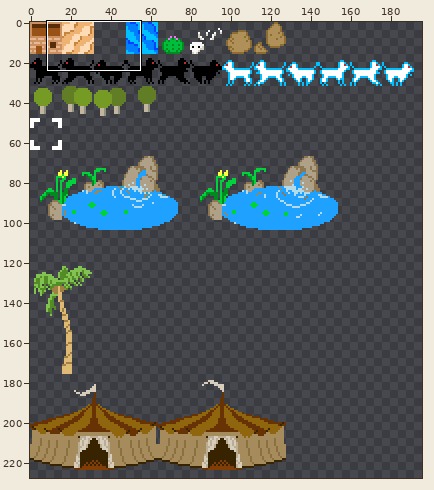
File history of a sprite sheet, data/sprite_sheet.png. Above, an overview of the earlier version with the close-up marked.
Close-up. As it was:
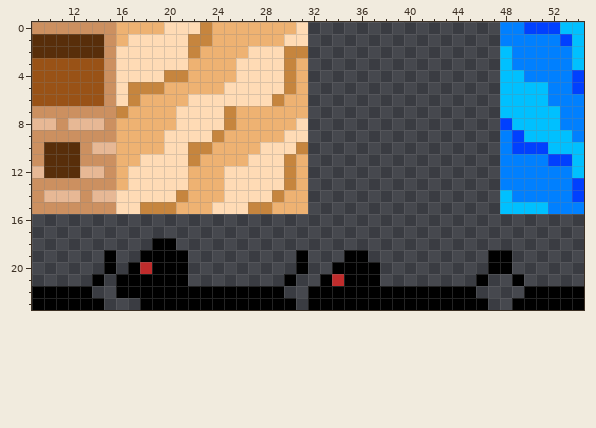
The file is 256x256 pixels. Colours within 5 levels of each other are drawn and written as one. Shown: x 9..54, y 0..23. The wide view leaves out empty margins.
Now the later version:
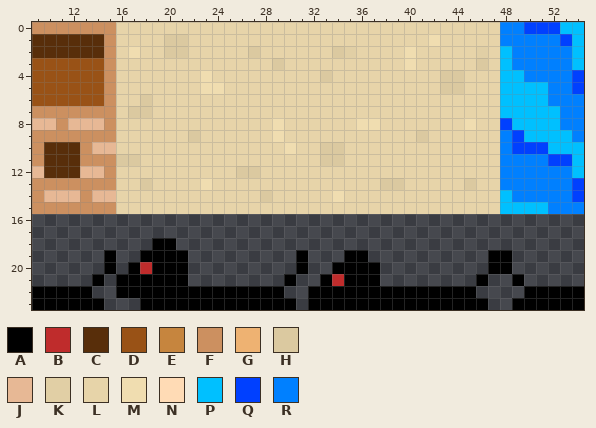
Palette (. is transparent): A #000000  B #bf2c2c  C #582e0a  D #995216  E #c6853e  F #cc9060  G #eeb272  H #dbc9a0  J #e7b895  K #e1cfa5  L #e7d4a9  M #f0ddb0  N #ffdbb5  P #00c0ff  Q #0040ff  R #0080ff
What changed:
@@ x 9..54 @@
- 0 FFFFFFFGGGGNNNEGGGGGGGN................RRQQQPP
- 1 CCCCCCFGNNNNNEEGGGGGGNN................RRRRRQP
- 2 CCCCCCFNNNNNNEGGGGNNNEE................PRRRRRP
- 3 DDDDDDFNNNNNNGGGGNNNNEG................PRRRRRP
- 4 DDDDDDFNNNNEEGGGGNNNNEG................PPRRRRQ
- 5 DDDDDDFNEEEGGGGGNNNNNEG................PPPPRRQ
- 6 DDDDDDFNEGGGGNNNNNNNEGG................PPPPRRR
- 7 FFFFFFFEGGGGNNNNEGGGGGG................PPPPPRR
- 8 JJFJJJFGGGGGNNNNEGGGGGN................QPPPPRR
- 9 FFFFFFFGGGGNNNNEGGGGGNN................RQPPPPR
-10 FCCCFJJGGGGNNEEGGGGNNNE................RQQQPPP
-11 FCCCFFFGGNNNNEGGGGNNNEG................RRRRQQP
-12 JCCCJJFGNNNNNGGGNNNNNEG................RRRRRRP
-13 FFFFFFFGNNNNNGGGNNNNNEG................RRRRRRQ
-14 FJJJFJJNNNNNEGGGNNNNEGG................PRRRRRQ
-15 FFFFFFFNNEEEGGGNNNEEGGG................PPPPRRR
+ 0 FFFFFFFLLLLLLLLLLLLLLLLLLLLLLLLLLLLLLLLRRQQQPP
+ 1 CCCCCCFLLLLHHLLLLLLLLLLLLLLLLLLLLMLLLLLRRRRRQP
+ 2 CCCCCCFLMLLHHLLLLLHLLLLLLHKLLLLMLLLLLKLPRRRRRP
+ 3 DDDDDDFLLLLLLLLLLLLLHLLLLLLLLLLMLLLLLHLPRRRRRP
+ 4 DDDDDDFLLLLLLLMLLLLLLLLLHLLLLLLLLLHHLLLPPRRRRQ
+ 5 DDDDDDFLLLLLLLMMLLLLLLLLLLLLLLLLLLHHLLLPPPPRRQ
+ 6 DDDDDDFLLHLLLLLLLLLLLLLLLLLLLLLLLLLLLLLPPPPRRR
+ 7 FFFFFFFLHHLLLLLLLLLLLLLLLLLLLLLLLLLLLLLPPPPPRR
+ 8 JJFJJJFLLLLLLLLLLLLLMLLLLLLMMLLLLLLLMLLQPPPPRR
+ 9 FFFFFFFLLLLLLHLLLLLLMLLLLLLLLLLLHLLLLLLRQPPPPR
+10 FCCCFJJLLLLLLLLLLLLLLMLLHHLLLLLLLLLLLLLRQQQPPP
+11 FCCCFFFHHLLLLLLLLLLLLLLLHHLLLLLLLLLLLLLRRRRQQP
+12 JCCCJJFLLLLLLLLLLHHLLLLLLLLLLLLLLLLLLLLRRRRRRP
+13 FFFFFFFLLHLLLLMLLLLLLLLLLLLLLHHLLLLLHLLRRRRRRQ
+14 FJJJFJJLLLLLLLLLLLLHLLLLLMLLLLLLLLLLLLLPRRRRRQ
+15 FFFFFFFLLLLLLLLLLLLLLLLLLLLLLLLLLLLLLLLPPPPRRR
 16 ..............................................
